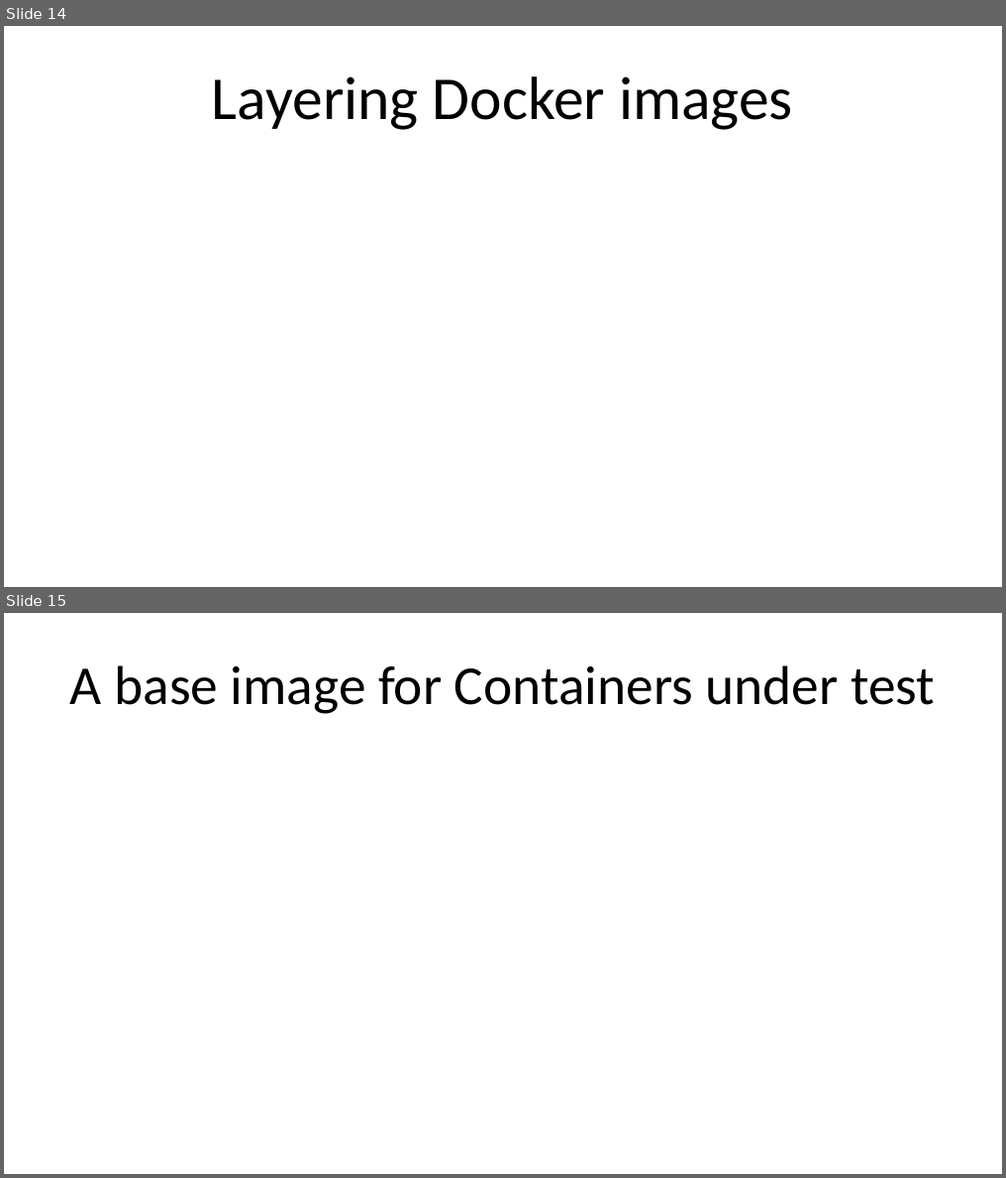
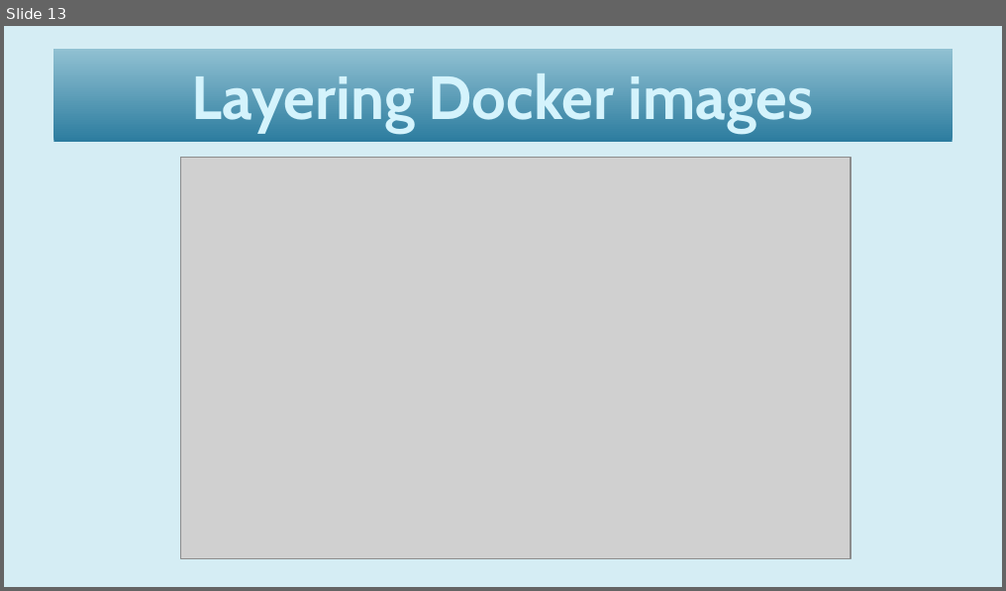
Before and after one commit to woq-blended/woq.github.io, a slide deck: media/IntegrationTesting.pptx. Shown one above the other, each under a label of ours: slides 14 and 15 before the commit, slide 13 after it. The pictures are 1006x1178 and 1006x591 pixels, drawn with LibreOffice and Linux fonts; fonts in the diff are those of the drawing; grey boxes stand for pictures. Boxes give left, top, right and bottom in pixels: in the first picture for what was removed or moved away, otherwise in the second. Text is boxed around its words. In the diff, an @@ line names an element or a change of style, - is before the commit and + after.

Commit message:
Working on Integration test presentation.

```diff
--- a/media/IntegrationTesting.pptx
+++ b/media/IntegrationTesting.pptx
@@ slide 15 removed at [4, 613, 1002, 1174], background #FFFFFF @@
@@ title removed at [70, 665, 935, 714] @@
-A base image for Containers under test
@@ what was slide 14 is now slide 13 @@
@@ slide 13 changed as well @@
@@ background #FFFFFF to #D5EDF4 @@
@@ title "Layering Docker images": place and size @@
-title "Layering Docker images" at [212, 76, 793, 130]
+title "Layering Docker images" at [54, 49, 952, 143]
@@ title "Layering Docker images" at [54, 49, 952, 143]: font Calibri to Cabin, text colour #000000 to #D5F4FD, letter outline none to #002144 1 pt, bold on; fill none to gradient #2C7C9F to #91C1D2 @@
@@ picture added at [181, 158, 851, 559] @@
```
Also in this commit, not shown: 24 other slides changed, 5 slides added, 2 other slides removed, 3 other files.
